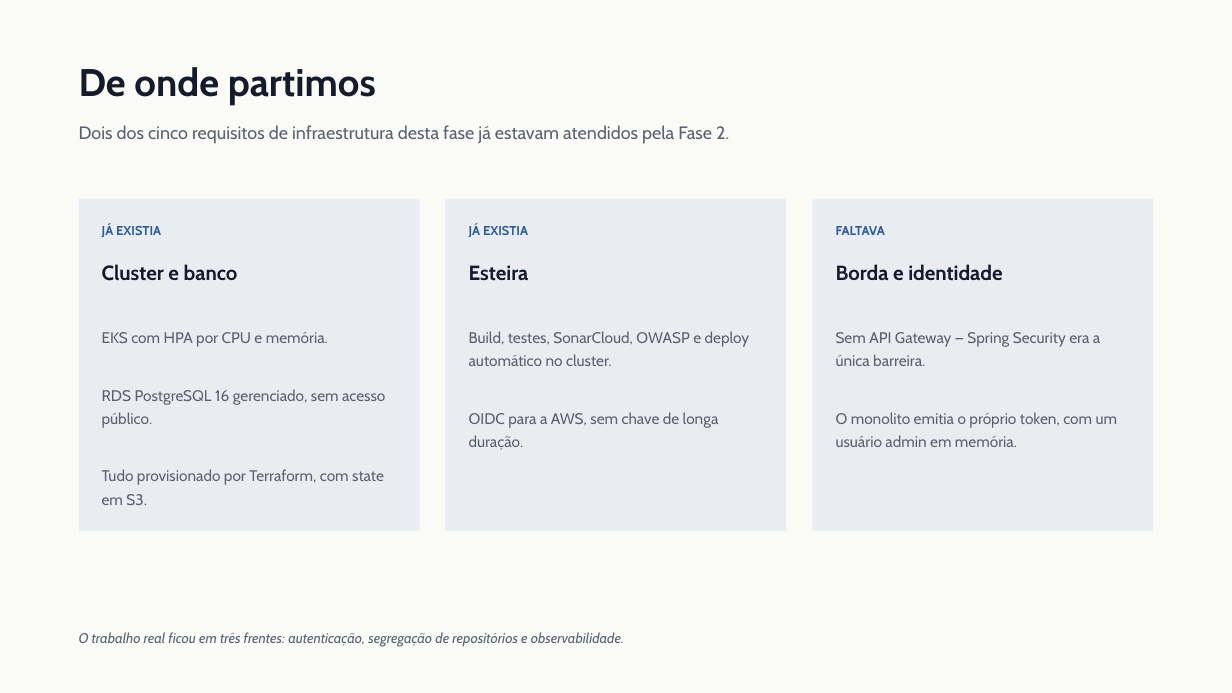
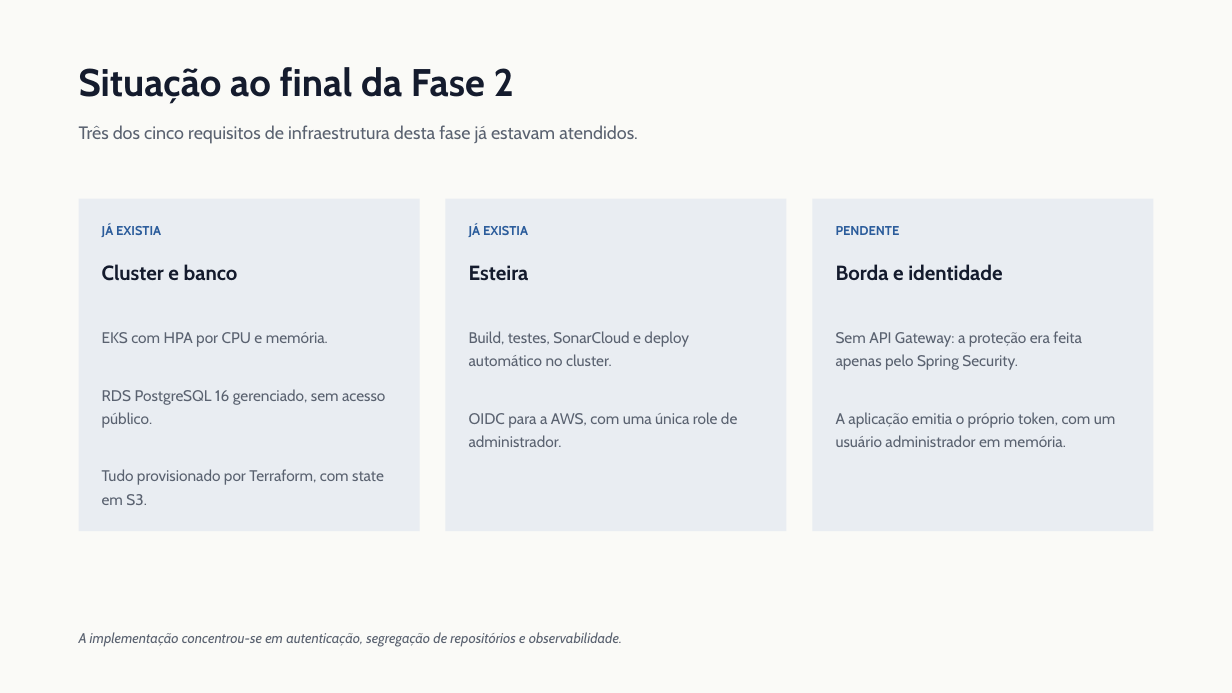
Before and after one commit to Guilherme-Fumagali/tech-challenge-1, a slide deck: slide 2 of docs/tech-challenge-3/apresentacao.pptx. Drawn at 1232x693 pixels with LibreOffice and Linux fonts; fonts in the diff are those of the drawing. Boxes give left, top, right and bottom in pixels: in the first picture for what was removed or moved away, otherwise in the second. Text is boxed around its words. In the diff, an @@ line names an element or a change of style, - is before the commit and + after.

```diff
--- a/docs/tech-challenge-3/apresentacao.pptx
+++ b/docs/tech-challenge-3/apresentacao.pptx
@@ text at (79, 67, 514, 104): text changed @@
-De onde partimos
+Situação ao final da Fase 2
@@ text at (79, 125, 638, 144): text changed @@
-Dois dos cinco requisitos de infraestrutura desta fase já estavam atendidos pela Fase 2.
+Três dos cinco requisitos de infraestrutura desta fase já estavam atendidos.
@@ text at (836, 226, 900, 235): text changed @@
-FALTAVA
+PENDENTE
@@ text at (469, 331, 737, 447): text changed @@
-Build, testes, SonarCloud, OWASP e deploy automático no cluster.
-OIDC para a AWS, sem chave de longa duração.
+Build, testes, SonarCloud e deploy automático no cluster.
+OIDC para a AWS, com uma única role de administrador.
@@ text at (836, 331, 1116, 447): text changed @@
-Sem API Gateway — Spring Security era a única barreira.
-O monolito emitia o próprio token, com um usuário admin em memória.
+Sem API Gateway: a proteção era feita apenas pelo Spring Security.
+A aplicação emitia o próprio token, com um usuário administrador em memória.
@@ text at (79, 632, 622, 646): text changed @@
-O trabalho real ficou em três frentes: autenticação, segregação de repositórios e observabilidade.
+A implementação concentrou-se em autenticação, segregação de repositórios e observabilidade.
```
Also in this commit, not shown: 13 other slides changed, 1 other file.
